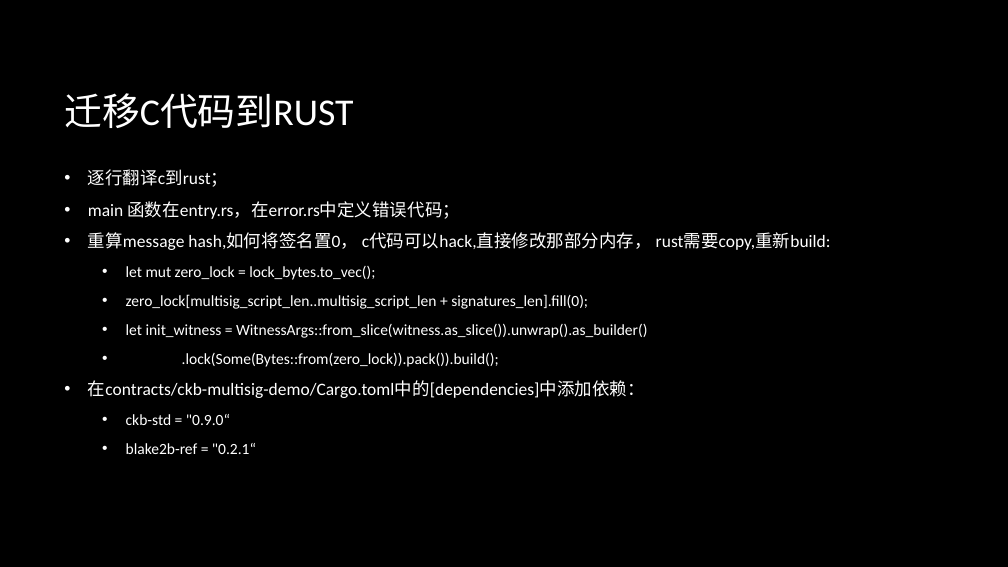
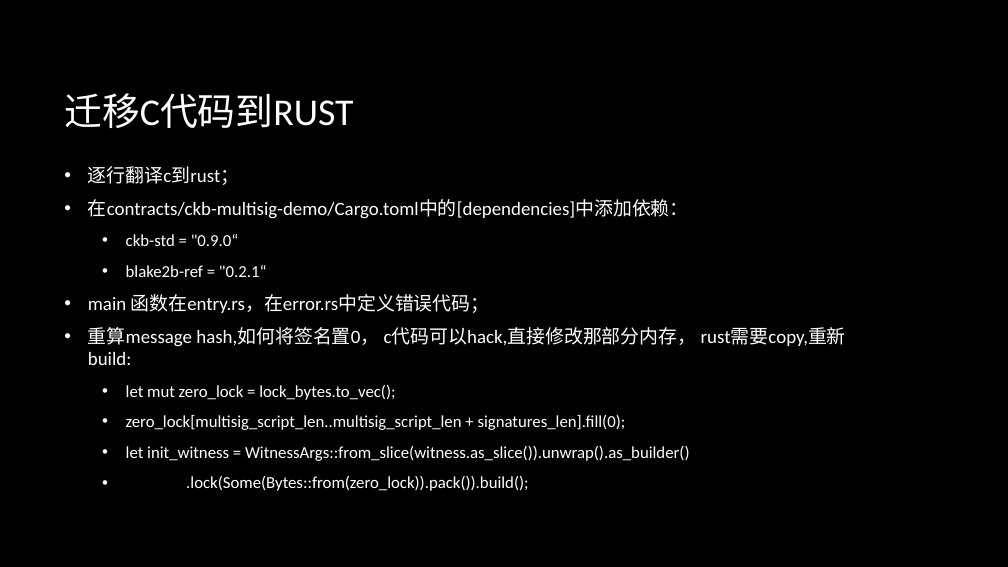
Before and after one commit to liuck8080/ckb-multisig-demo, a slide deck: slide 6 of rust_multisig.pptx. Drawn at 1008x567 pixels with LibreOffice and Linux fonts; fonts in the diff are those of the drawing; background and template pictures are left out. Boxes give left, top, right and bottom in pixels: in the first picture for what was removed or moved away, otherwise in the second. Text is boxed around its words. In the diff, an @@ line names an element or a change of style, - is before the commit and + after.

```diff
--- a/rust_multisig.pptx
+++ b/rust_multisig.pptx
@@ text at box(88, 166, 846, 491): size 16.6 to 18 pt in "逐行翻译c到rust；", "main 函数在entry.rs，在error.rs中定义错误代码；", "重算message hash,如何将签名置0， c代码可以hack,直接修改那部分内存， rust需要copy,重新bu ..."; size 14.8 to 16 pt in "let mut zero_lock = lock_bytes.to_vec();", "zero_lock[multisig_script_len..multisig_script_len + signatu ...", "let init_witness = WitnessArgs::from_slice(witness.as_slice( ...", ".lock(Some(Bytes::from(zero_lock)).pack()).build();" @@
@@ text at box(88, 199, 689, 277): paragraphs added @@
+• 在contracts/ckb-multisig-demo/Cargo.toml中的[dependencies]中添加依赖：
+  • ckb-std = "0.9.0“
+  • blake2b-ref = "0.2.1“
@@ text at box(88, 380, 645, 454): paragraphs removed @@
-• 在contracts/ckb-multisig-demo/Cargo.toml中的[dependencies]中添加依赖：
-  • ckb-std = "0.9.0“
-  • blake2b-ref = "0.2.1“
```
Also in this commit, not shown: 3 other slides changed.
